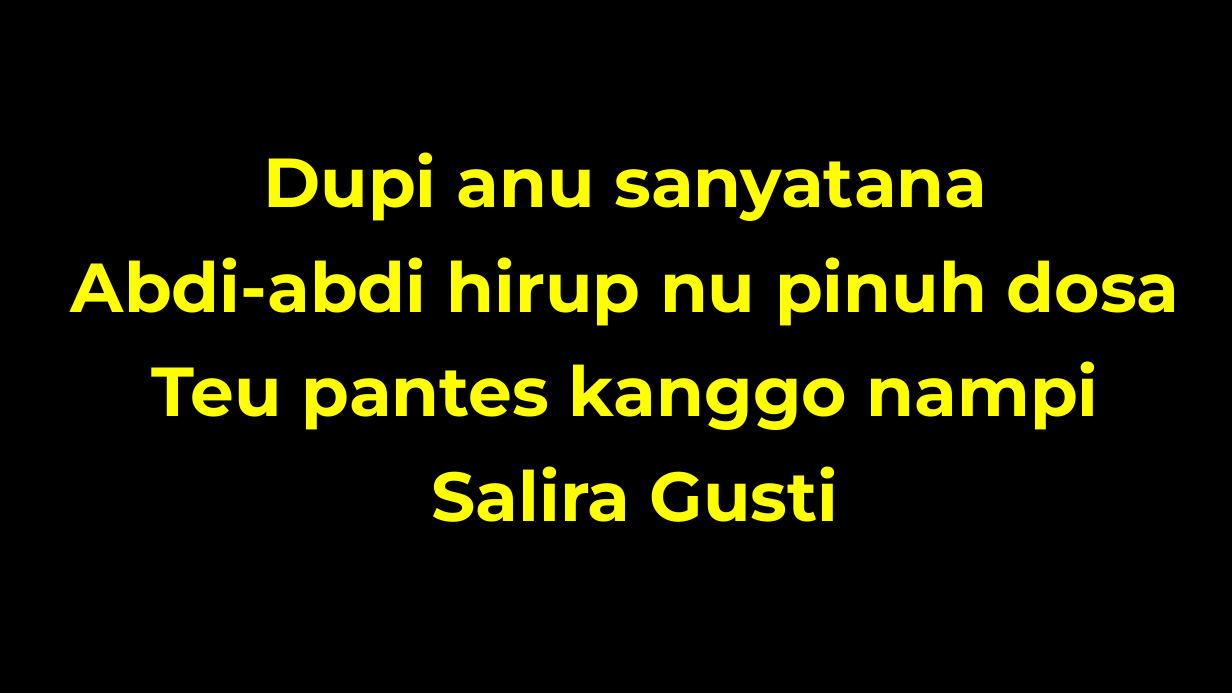
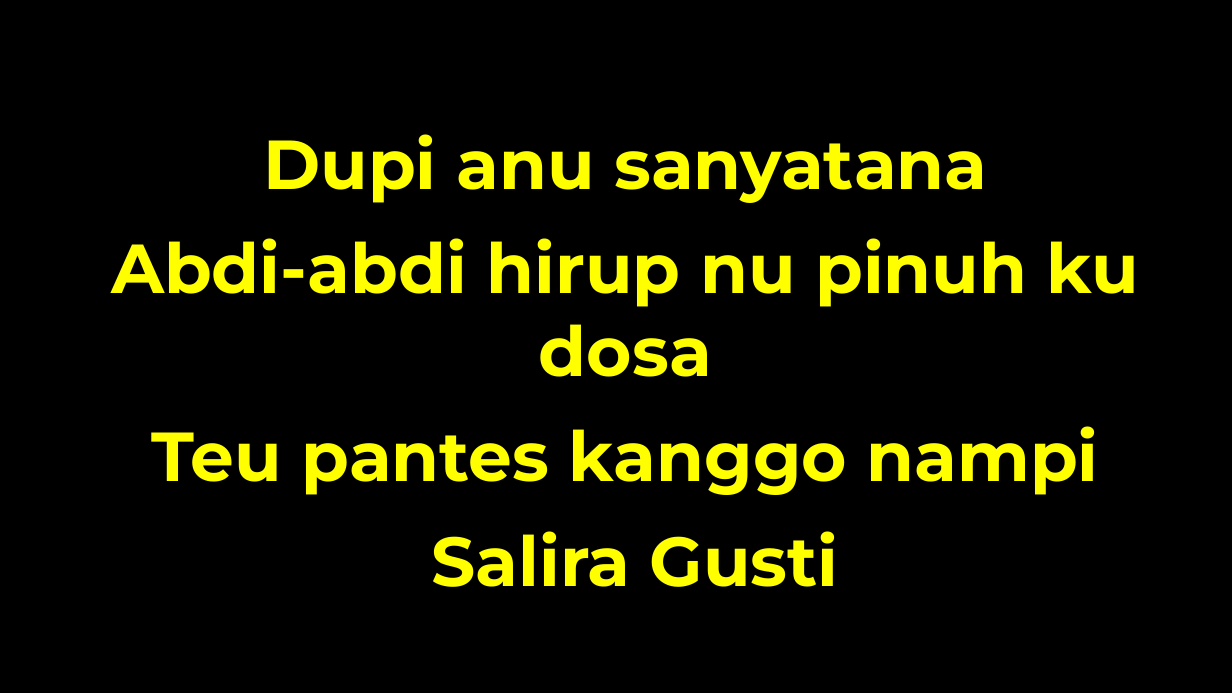
Before and after one commit to laurensius/Slide_Misa_KRC, a slide deck: slide 53 of 2020 12 tanggal 5 - 6/Slide Misa Bahasa Sunda.pptx. Drawn at 1232x693 pixels with LibreOffice and Linux fonts; fonts in the diff are those of the drawing; background and template pictures are left out. Boxes give left, top, right and bottom in pixels: in the first picture for what was removed or moved away, otherwise in the second. Text is boxed around its words. In the diff, an @@ line names an element or a change of style, - is before the commit and + after.

```diff
--- a/2020 12 tanggal 5 - 6/Slide Misa Bahasa Sunda.pptx
+++ b/2020 12 tanggal 5 - 6/Slide Misa Bahasa Sunda.pptx
@@ text "Dupi anu sanyatana": place and size @@
-text "Dupi anu sanyatana" at [71, 152, 1180, 522]
+text "Dupi anu sanyatana" at [111, 134, 1140, 587]
@@ text at [111, 238, 1140, 377]: text changed @@
-Abdi-abdi hirup nu pinuh dosa
+Abdi-abdi hirup nu pinuh ku dosa
```
Also in this commit, not shown: 8 other slides changed, 8 other files.
